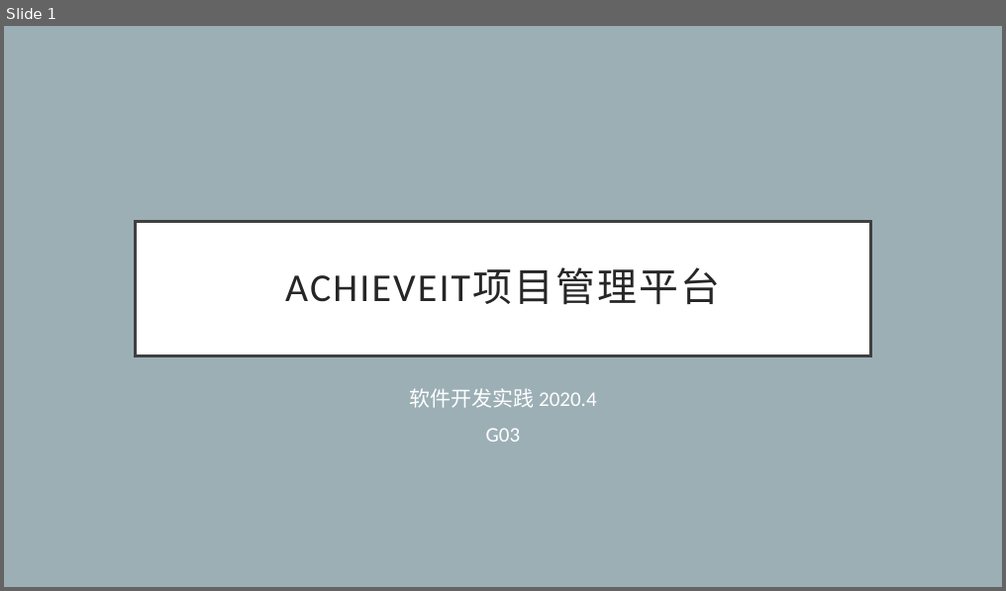
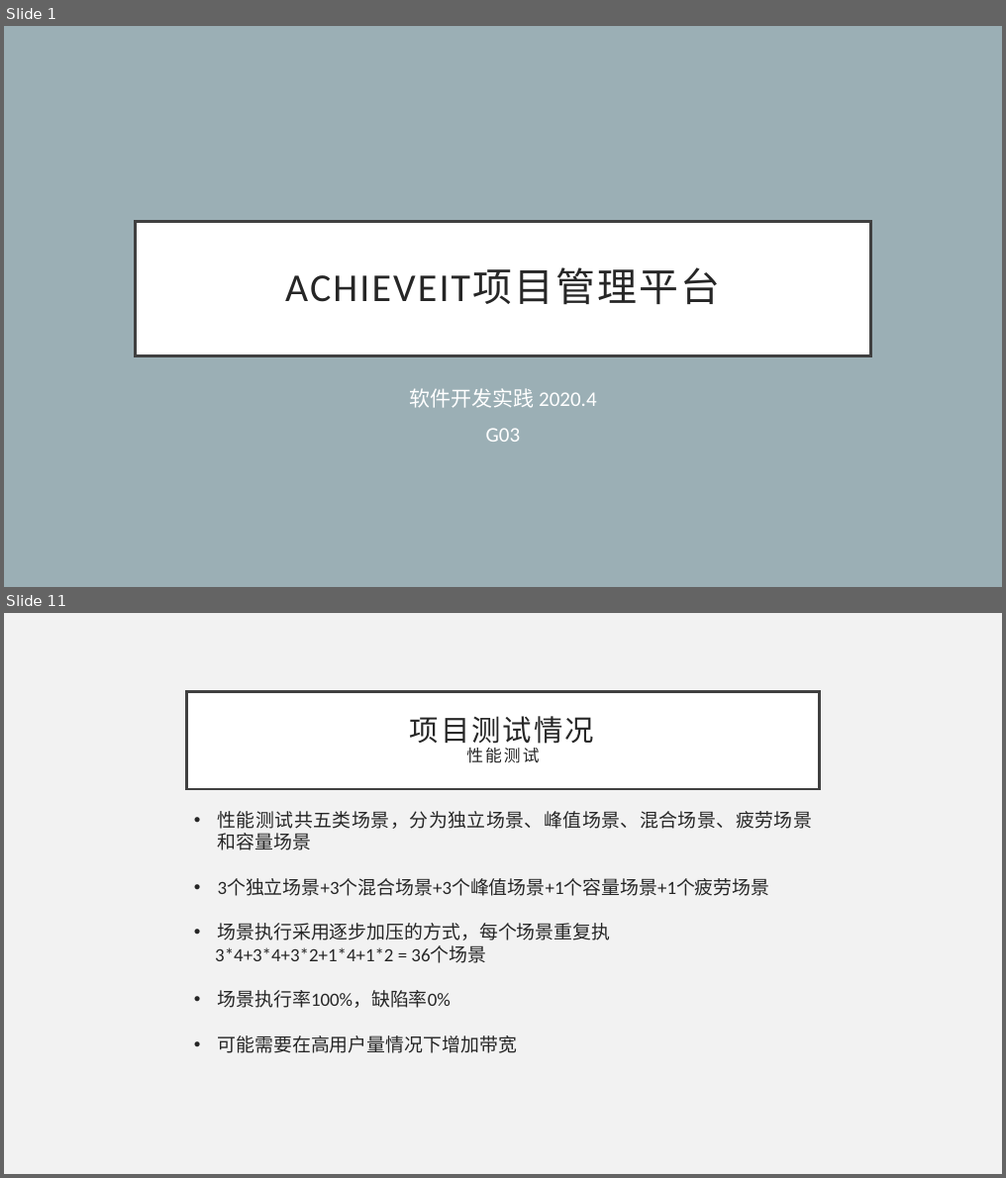
Before and after one commit to ceej7/ProjMGT, a slide deck: achieveit-docs/week8/演示文档_G03.pptx. Shown one above the other, each under a label of ours: slide 1 before the commit, slides 1 and 11 after it; the slides between them are not shown. The pictures are 1006x591 and 1006x1178 pixels, drawn with LibreOffice and Linux fonts; fonts in the diff are those of the drawing. Boxes give left, top, right and bottom in pixels: in the first picture for what was removed or moved away, otherwise in the second. Text is boxed around its words. In the diff, an @@ line names an element or a change of style, - is before the commit and + after.

```diff
--- a/achieveit-docs/week8/演示文档_G03.pptx
+++ b/achieveit-docs/week8/演示文档_G03.pptx
@@ slide 11 added at box(4, 613, 1002, 1174), background #F2F2F2 @@
@@ title added at box(187, 691, 819, 789), fill #FFFFFF, outline #404040 2.5 pt, 28 pt, text #262626 @@
+项目测试情况
+性能测试
@@ text added at box(215, 811, 813, 1054), 18 pt, text #262626 @@
+• 性能测试共五类场景，分为独立场景、峰值场景、混合场景、疲劳场景和容量场景
+• 3个独立场景+3个混合场景+3个峰值场景+1个容量场景+1个疲劳场景
+• 场景执行采用逐步加压的方式，每个场景重复执
+3*4+3*4+3*2+1*4+1*2 = 36个场景
+• 场景执行率100%，缺陷率0%
+• 可能需要在高用户量情况下增加带宽
```
Also in this commit, not shown: 4 slides changed, 8 other slides added, 1 slide removed, 5 other files.
